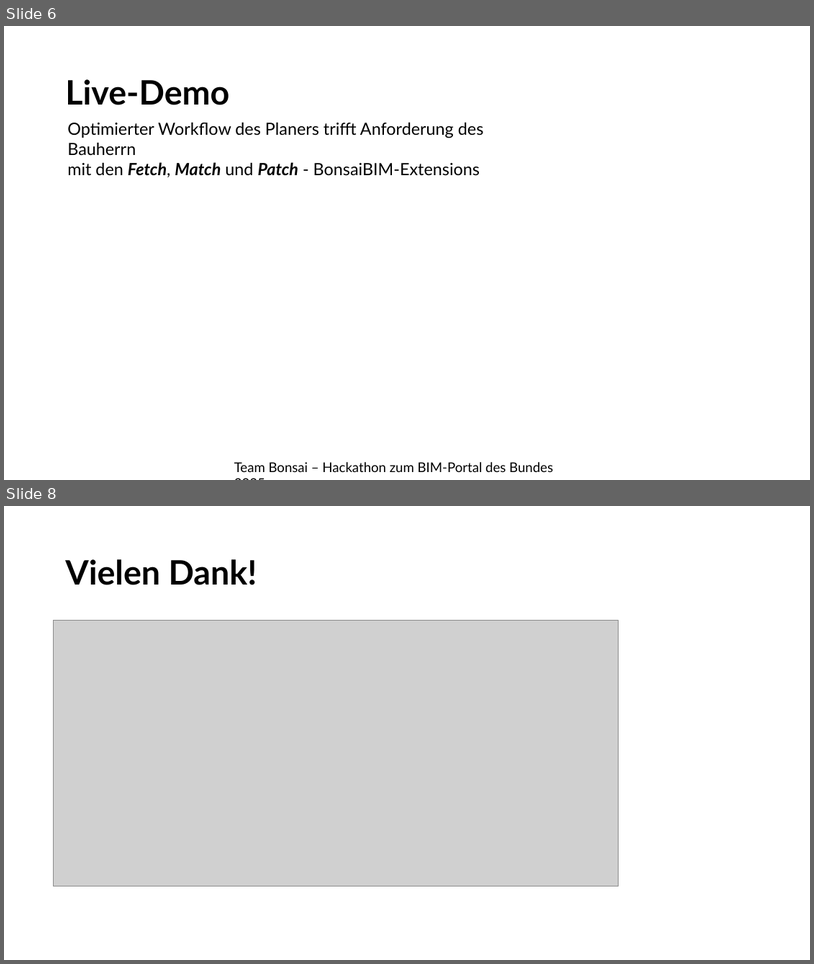
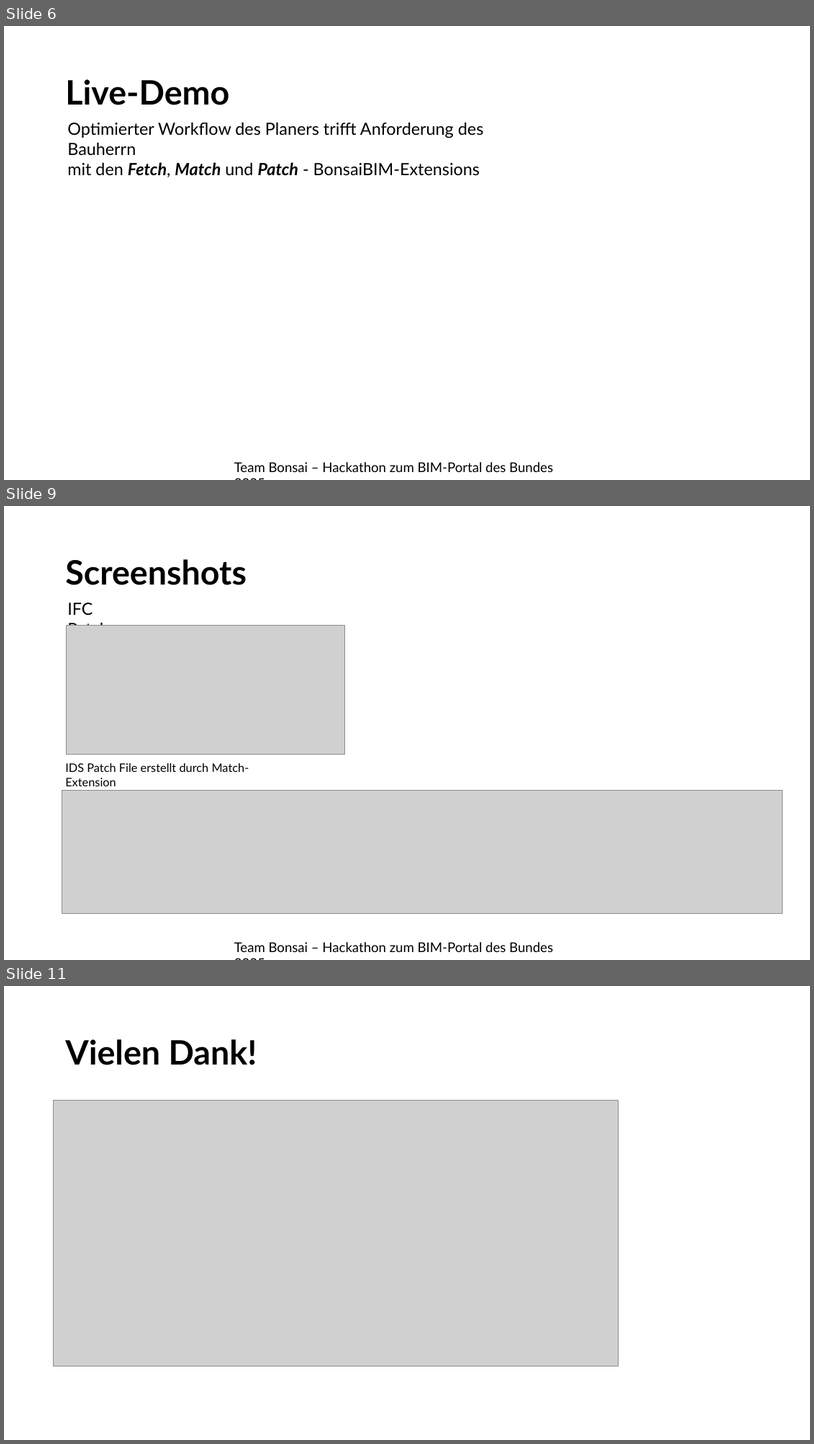
Before and after one commit to bimhelden/PyScripts4BPHackathon2025, a slide deck: Presentation/Pitch.pptx. Shown one above the other, each under a label of ours: slides 6 and 8 before the commit, slides 6, 9 and 11 after it; the slides between them are not shown. The pictures are 814x964 and 814x1444 pixels, drawn with LibreOffice and Linux fonts; fonts in the diff are those of the drawing; grey boxes stand for pictures. Boxes give left, top, right and bottom in pixels: in the first picture for what was removed or moved away, otherwise in the second. Text is boxed around its words. In the diff, an @@ line names an element or a change of style, - is before the commit and + after.

```diff
--- a/Presentation/Pitch.pptx
+++ b/Presentation/Pitch.pptx
@@ slide 9 added at (4,506,810,960), background #FFFFFF @@
@@ title added at (65,559,247,585), 40 pt, text #000000, bold @@
+Screenshots
@@ text added at (67,602,109,626), 20 pt, text #000000 @@
+IFC Patch
@@ picture added at (67,626,345,754) @@
@@ text added at (65,763,250,786), 14 pt, text #000000 @@
+IDS Patch File erstellt durch Match-Extension
@@ picture added at (62,790,782,914) @@
@@ text added at (234,942,553,952), 16 pt, text #000000 @@
+Team Bonsai – Hackathon zum BIM-Portal des Bundes 2025
@@ what was slide 8 is now slide 11 @@
```
Also in this commit, not shown: 2 slides changed, 2 other slides added, 2 other files.
